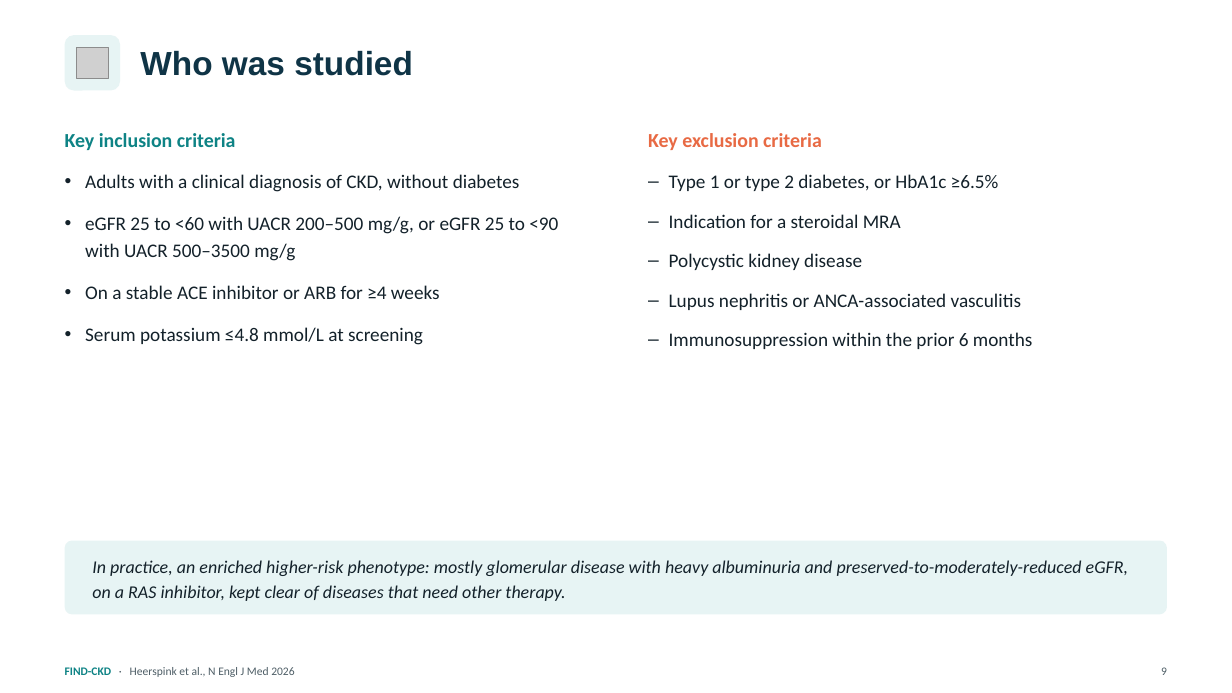
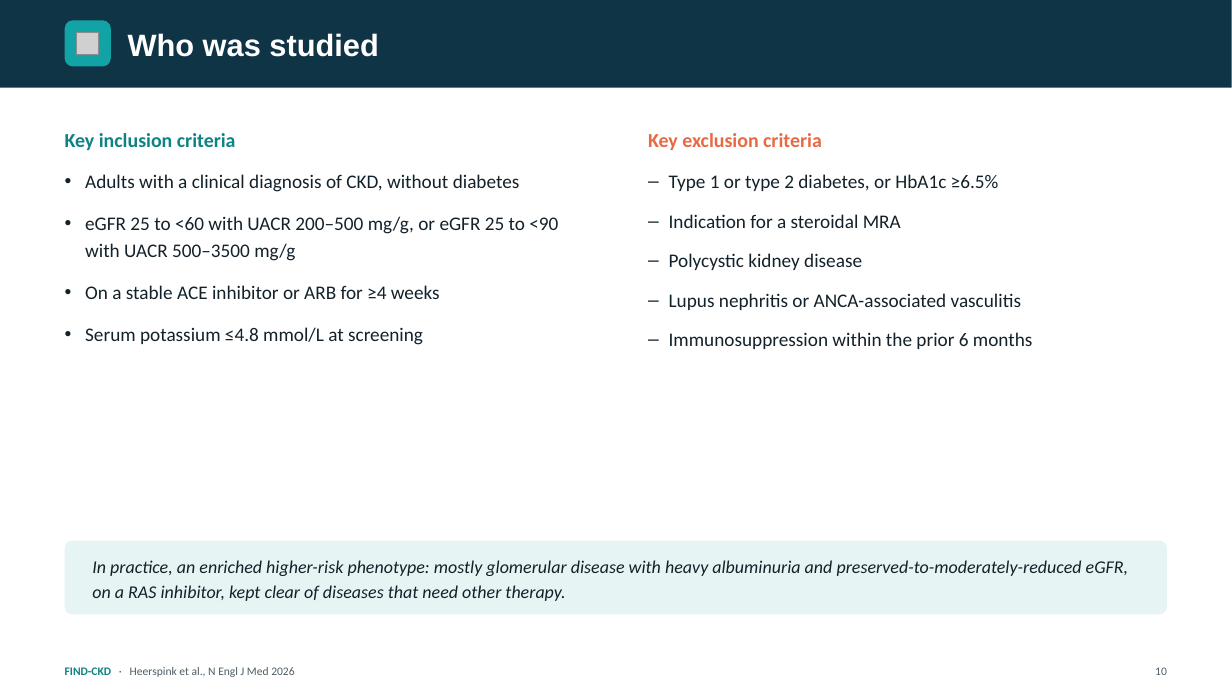
Before and after one commit to azbargarawan-sudo/clickwriting-landing, a slide deck: slide 10 of FIND-CKD.pptx (slide 9 before the commit). Drawn at 1232x693 pixels with LibreOffice and Linux fonts; fonts in the diff are those of the drawing; grey boxes stand for pictures. Boxes give left, top, right and bottom in pixels: in the first picture for what was removed or moved away, otherwise in the second. Text is boxed around its words. In the diff, an @@ line names an element or a change of style, - is before the commit and + after.

```diff
--- a/FIND-CKD.pptx
+++ b/FIND-CKD.pptx
@@ rectangle added at [0,0,1232,88], fill #0F3446 @@
@@ rounded rectangle: place and size @@
-rounded rectangle at [65,35,120,91]
+rounded rectangle at [65,20,111,67]
@@ rounded rectangle at [65,20,111,67]: fill #E7F4F4 to #12A3A6; proportions changed @@
@@ text "Who was studied": place and size @@
-text "Who was studied" at [140,50,413,76]
+text "Who was studied" at [128,33,378,57]
@@ text "Who was studied" at [128,33,378,57]: size 26 to 24 pt, text colour #0F3446 to #FFFFFF @@
@@ picture removed at [77,47,108,79] @@
@@ picture added at [77,32,99,55] @@
@@ text at [1155,667,1167,675]: text changed @@
-9
+10
```
Also in this commit, not shown: 26 other slides changed, 1 slide added.
